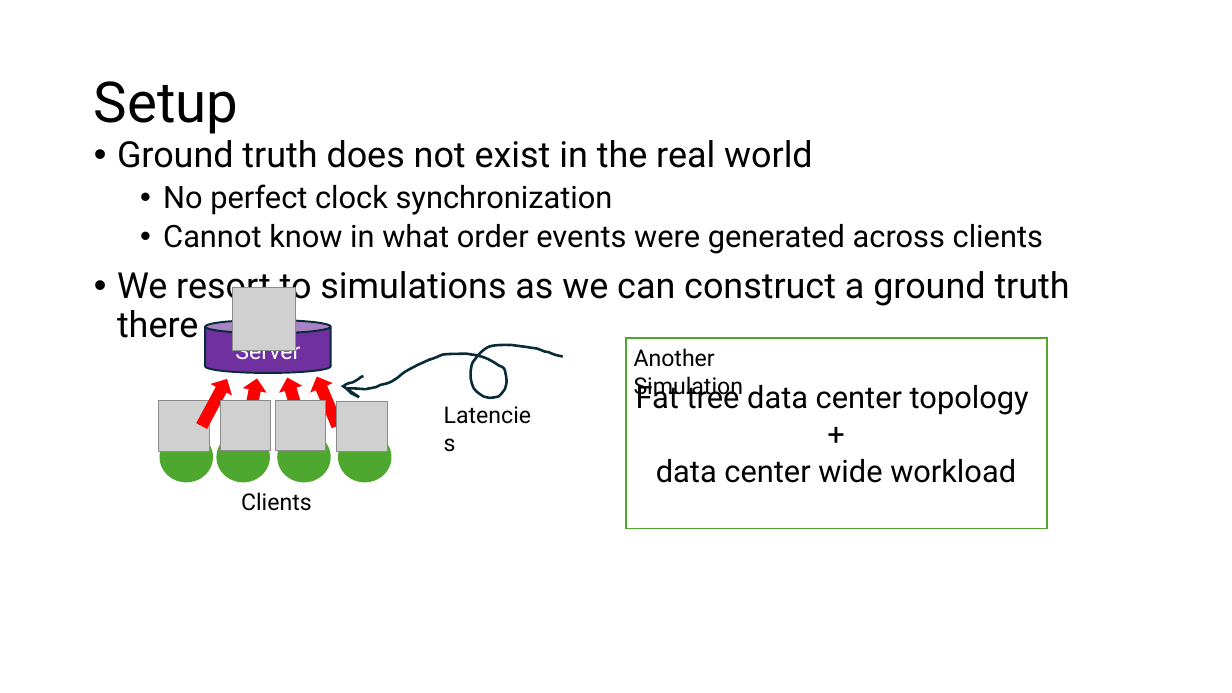
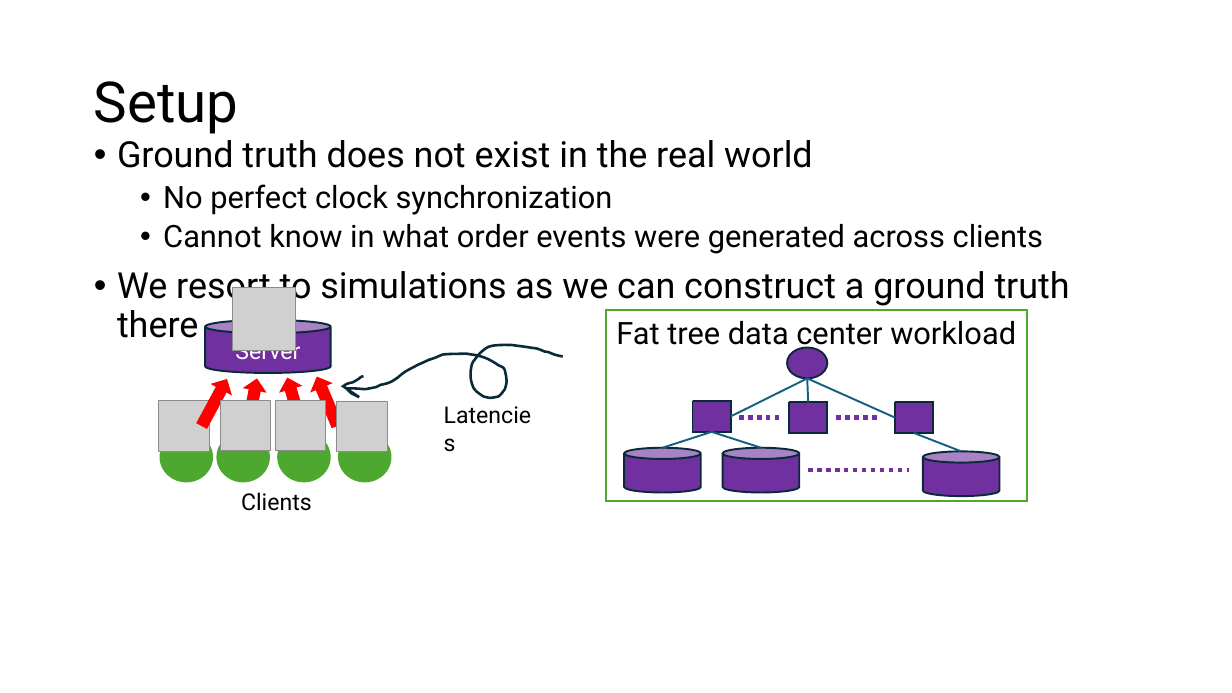
Before and after one commit to HaseebLUMS/Onyx-Presentation, a slide deck: slide 166 of thesis-latency-fairness.pptx (slide 171 before the commit). Drawn at 1232x693 pixels with LibreOffice and Linux fonts; fonts in the diff are those of the drawing; grey boxes stand for pictures. Boxes give left, top, right and bottom in pixels: in the first picture for what was removed or moved away, otherwise in the second. Text is boxed around its words. In the diff, an @@ line names an element or a change of style, - is before the commit and + after.

Commit message:
updated

```diff
--- a/thesis-latency-fairness.pptx
+++ b/thesis-latency-fairness.pptx
@@ rectangle "Fat tree data center workload": place and size @@
-rectangle "Fat tree data center workload" at bbox=[626, 338, 1047, 529]
+rectangle "Fat tree data center workload" at bbox=[606, 311, 1028, 501]
@@ text in rectangle at bbox=[616, 321, 1016, 352]: text changed @@
-Fat tree data center topology
-+
-data center wide workload
+Fat tree data center workload
@@ text removed at bbox=[634, 348, 744, 399] @@
-Another Simulation
@@ ellipse added at bbox=[787, 348, 828, 378], fill #7030A0, outline #092A39 1.5 pt @@
@@ line added from (731, 417) to (808, 379), #156082 1.5 pt @@
@@ line added from (809, 402) to (808, 379), #156082 1.5 pt @@
@@ line added from (896, 418) to (808, 379), #156082 1.5 pt @@
@@ cylinder added at bbox=[692, 401, 730, 432], fill #7030A0, outline #092A39 1.5 pt @@
@@ line added from (739, 418) to (781, 418), #7030A0 3.5 pt dashed @@
@@ cylinder added at bbox=[789, 402, 827, 433], fill #7030A0, outline #092A39 1.5 pt @@
@@ line added from (836, 418) to (879, 418), #7030A0 3.5 pt dashed @@
@@ cylinder added at bbox=[896, 402, 933, 433], fill #7030A0, outline #092A39 1.5 pt @@
@@ cylinder added at bbox=[625, 448, 701, 493], fill #7030A0, outline #092A39 1.5 pt @@
@@ line added from (663, 448) to (712, 432), #156082 1.5 pt @@
@@ line added from (762, 448) to (712, 432), #156082 1.5 pt @@
@@ cylinder added at bbox=[723, 448, 799, 493], fill #7030A0, outline #092A39 1.5 pt @@
@@ line added from (961, 452) to (914, 433), #156082 1.5 pt @@
@@ line added from (809, 470) to (909, 470), #7030A0 3.5 pt dashed @@
@@ cylinder added at bbox=[923, 452, 1000, 496], fill #7030A0, outline #092A39 1.5 pt @@
```
Also in this commit, not shown: 15 other slides changed, 5 slides removed.
